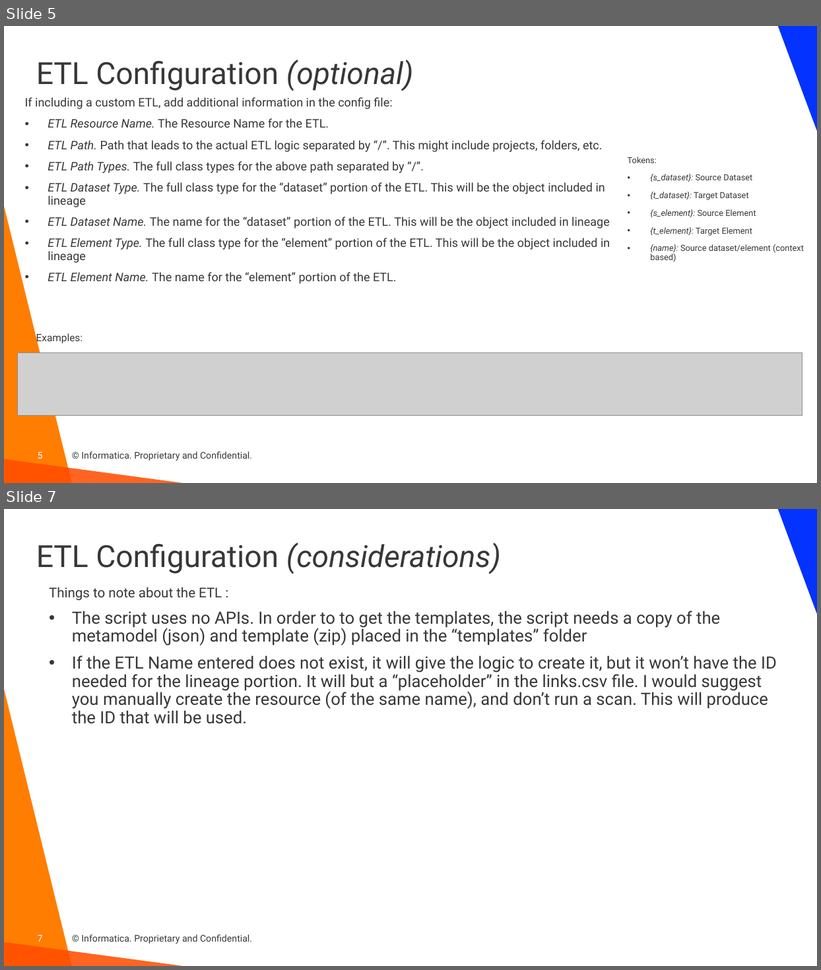
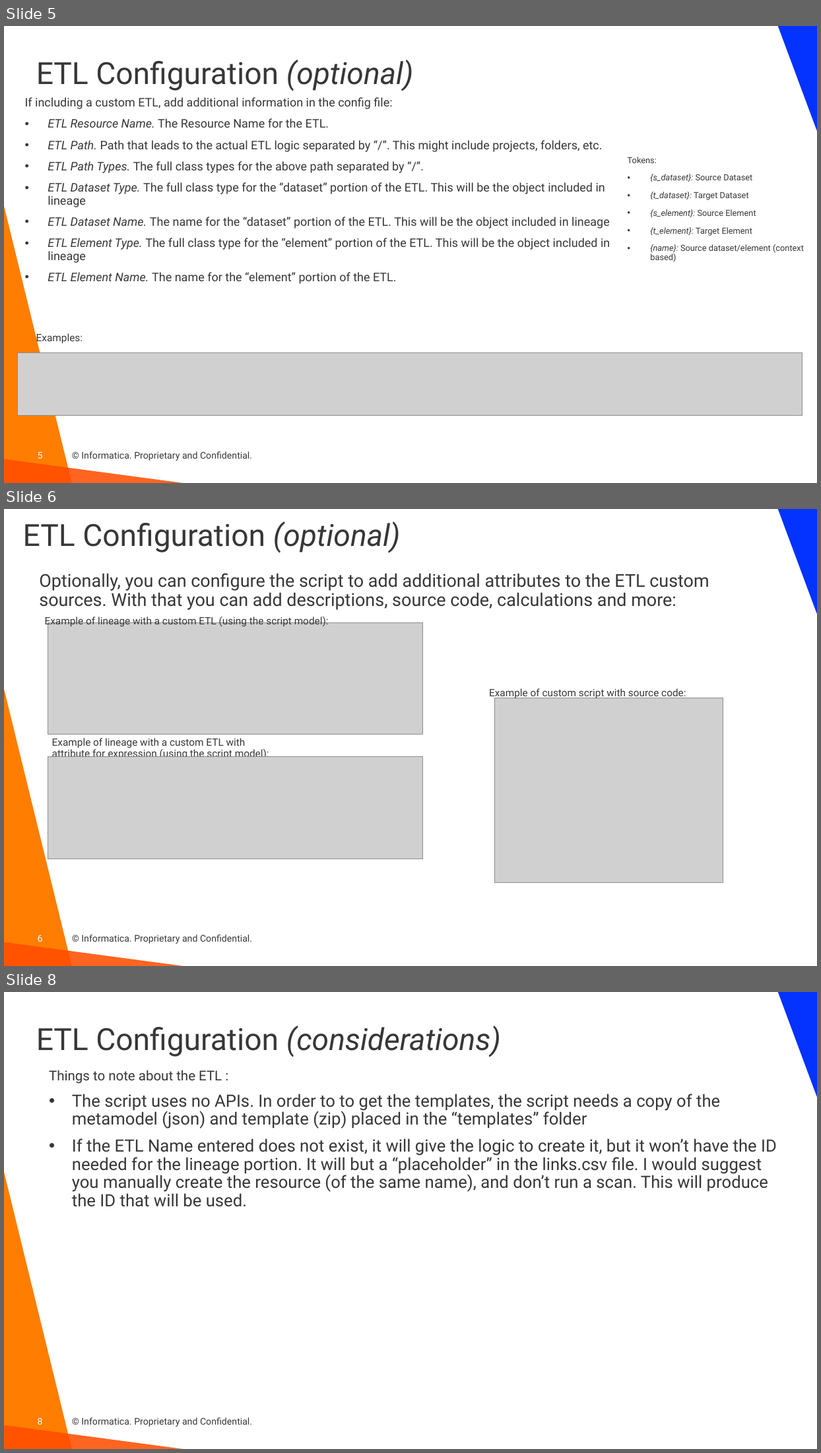
Before and after one commit to haystraw/Informatica_Custom_Lineage_Creator, a slide deck: Custom Lineage Creator.pptx. Shown one above the other, each under a label of ours: slides 5 and 7 before the commit, slides 5, 6 and 8 after it; the slides between them are not shown. The pictures are 821x970 and 821x1453 pixels, drawn with LibreOffice and Linux fonts; fonts in the diff are those of the drawing; grey boxes stand for pictures; background and template pictures are left out. Boxes give left, top, right and bottom in pixels: in the first picture for what was removed or moved away, otherwise in the second. Text is boxed around its words. In the diff, an @@ line names an element or a change of style, - is before the commit and + after.

Commit message:
Version 20241105 Fix that will make sure that associations are for ParentChild Added flag that will allow to force attributes that aren't in the original template Added Example for the "Script" Class type, with attributes like expression and source code.

```diff
--- a/Custom Lineage Creator.pptx
+++ b/Custom Lineage Creator.pptx
@@ slide 6 added at <box>4,509,817,966</box>, background #FFFFFF; not listed: 5 template elements that a slide beside it also shows @@
@@ title added at <box>23,522,401,553</box>, 36 pt, text #373737 @@
+ETL Configuration (optional)
@@ text added at <box>39,573,709,610</box>, 21 pt, text #373737 @@
+Optionally, you can configure the script to add additional attributes to the ETL custom sources. With that you can add descriptions, source code, calculations and more:
@@ text added at <box>45,615,329,627</box>, 12 pt, text #373737 @@
+Example of lineage with a custom ETL (using the script model):
@@ picture added at <box>48,623,423,735</box> @@
@@ text added at <box>489,689,686,700</box>, 12 pt, text #373737 @@
+Example of custom script with source code:
@@ picture added at <box>494,698,723,883</box> @@
@@ text added at <box>52,738,269,757</box>, 12 pt, text #373737 @@
+Example of lineage with a custom ETL with attribute for expression (using the script model):
@@ picture added at <box>48,757,423,859</box> @@
@@ what was slide 7 is now slide 8 @@
@@ page number at <box>38,1418,43,1425</box>: text changed @@
-7
+8
```
Also in this commit, not shown: 1 slide changed, 11 other files.
